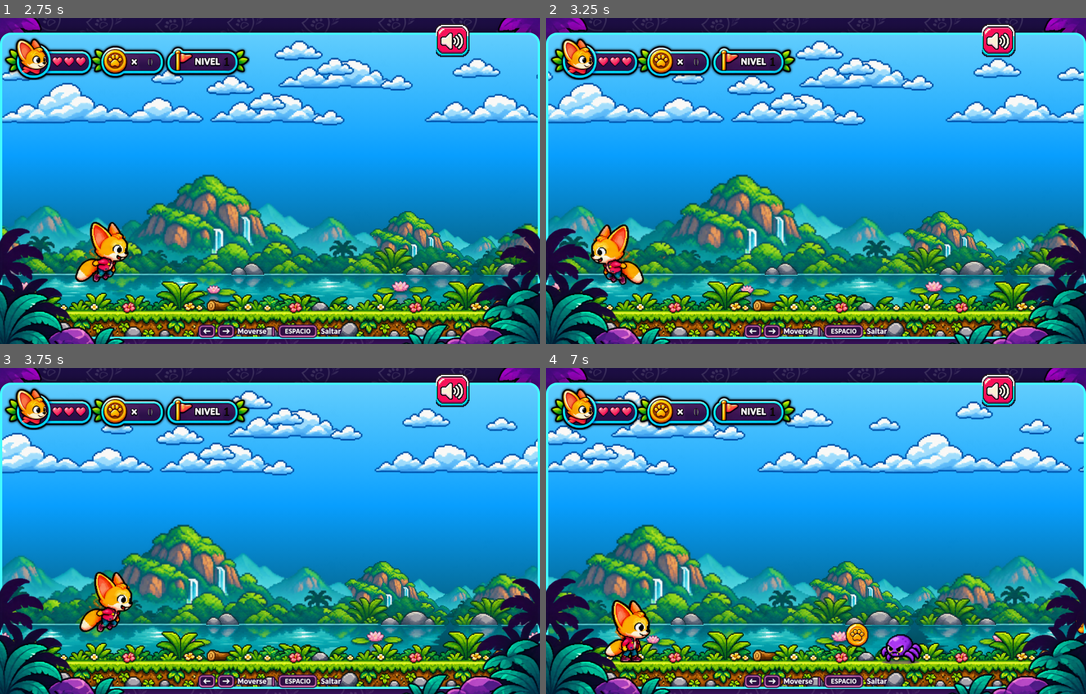
Above: before the commit, frames 1-4 (two rows, left to right).
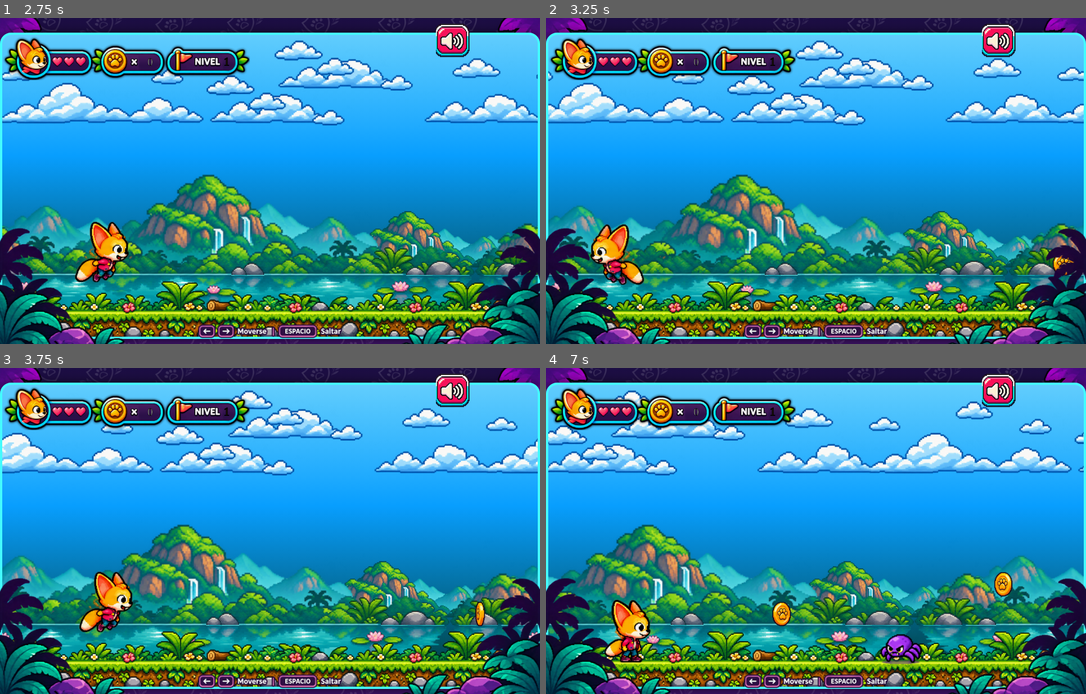
Above: after the commit, the same moments.

Repository: zmencay/lab-game
Game: browser game, page index.html
Same seed, same stepped clock (60 frames per second), same inputs: the game is played once before the commit and once after it.
Inputs:
- Up to frame 1 (2.75 s): click "Empezar" at 0.27 s; hold Right 1.03-1.53 s; tap Space every 0.5 s from 1.1 to 2.6 s; hold Left 1.58-2.15 s; hold Right from 2.2 s (still down)
- Up to frame 2 (3.25 s): release Right at 2.87 s; hold Left from 2.92 s (still down); tap Space at 3.1 s
- Up to frame 3 (3.75 s): release Left at 3.35 s; hold Right from 3.4 s (still down); tap Space at 3.6 s
- Up to frame 4 (7 s): release Right at 3.9 s; hold Left 3.95-4.52 s; tap Space every 0.5 s from 4.1 to 6.6 s; hold Right 4.57-5.23 s; hold Left 5.28-5.72 s; hold Right 5.77-6.27 s; hold Left 6.32-6.88 s; hold Right from 6.93 s (still down)

Frame 1 is identical in both runs. In frame 2, 0.1% of the frame differs, in the area x 93-98%, y 72-80%; in frame 3, 0.1%; in frame 4, 0.7%, in the area x 41-100%, y 62-86%.

Commit message:
feat: QA02 -> Coin interval boolean, coin height on canvas

Diff:
--- a/js/constants.js
+++ b/js/constants.js
@@ -5,7 +5,7 @@
   const AUDIO_VOL = 1
 
   const START_LEVEL = 1
-  const MAX_LEVEL = 3
+  const MAX_LEVEL = 1
 // ---------------------
 
 // ---------------------
@@ -65,6 +65,9 @@
   const COIN_SPRITE_ROWS = 1
 
   const COINS_MAX_IN_GAME = 2
+  const COIN_MAX_RANDOM_HEIGHT = 220
+  const COIN_SPAWN_MIN_TIME = 1500
+  const COIN_SPAWN_MAX_TIME = 4000
 
 // ---------------------
 // ENEMIES
--- a/js/models/game.js
+++ b/js/models/game.js
@@ -239,15 +239,19 @@
   // -----------------------
   generateElements() {
     if (this.coinsTimeoutId === null) {
+      const randomTime = Math.floor(
+        Math.random() * (COIN_SPAWN_MAX_TIME - COIN_SPAWN_MIN_TIME + 1)
+      ) + COIN_SPAWN_MIN_TIME
+
       this.coinsTimeoutId = setTimeout(() => {
-        const randomY = Math.floor(Math.random() * 101)
+        const randomY = Math.floor(Math.random() * (COIN_MAX_RANDOM_HEIGHT + 1))
         this.coins.push(
           new Coin(
             this.ctx, this.canvas.width + 100,
             this.canvas.height - BG_FLOOR - COIN_H - randomY),
         )
         this.coinsTimeoutId = null
-      }, 3000)
+      }, randomTime)
     }
 
     if (this.enemiesTimeoutId === null) {
